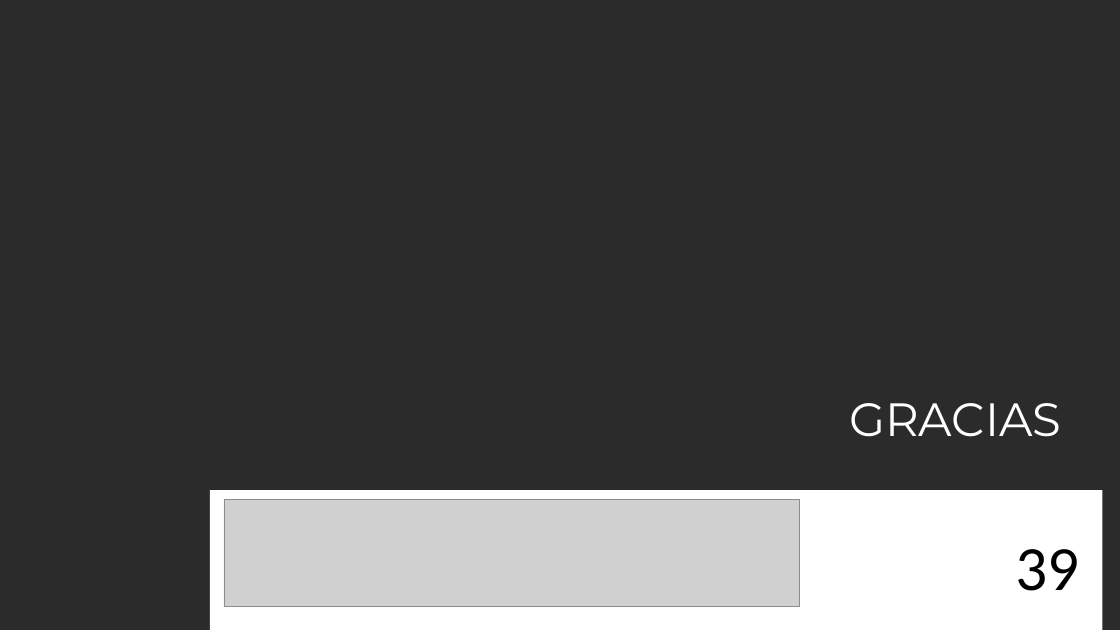
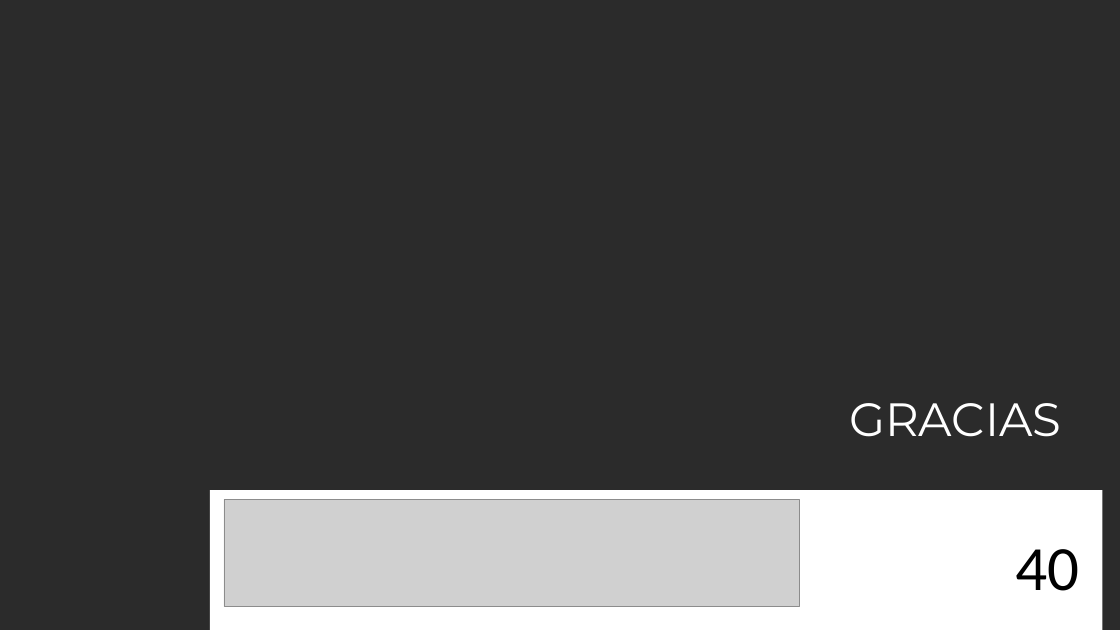
Before and after one commit to shdeza12/Collaborative-Mobile-Robot-System-for-Indoor-Navigation-Assistance-in-Multi-Level-Environments, a slide deck: slide 41 of Documentos/Presentacion/Presustentacion.pptx (slide 40 before the commit). Drawn at 1120x630 pixels with LibreOffice and Linux fonts; fonts in the diff are those of the drawing; grey boxes stand for pictures; background and template pictures are left out; a plain dark background stands for a picture behind light text. Boxes give left, top, right and bottom in pixels: in the first picture for what was removed or moved away, otherwise in the second. Text is boxed around its words. In the diff, an @@ line names an element or a change of style, - is before the commit and + after.

```diff
--- a/Documentos/Presentacion/Presustentacion.pptx
+++ b/Documentos/Presentacion/Presustentacion.pptx
@@ text at (1015, 549, 1079, 591): text changed @@
-39
+40
```
Also in this commit, not shown: 21 other slides changed, 1 slide added, 18 other files.
